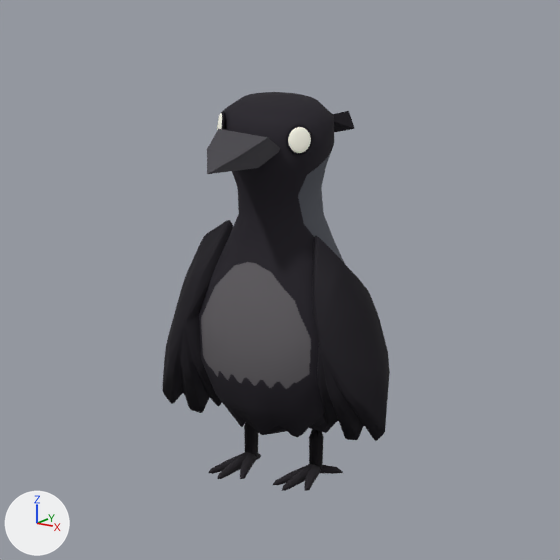
What one commit did to the Blender file art/crow-study/crow-animated.blend.
The view is the same before and after, from the file's camera 'Inspection camera'. Every picture has the same lights, and +X, +Y and +Z are marked at lower left. The older version comes first. Both versions are drawn at frame 13 of the action 'Idle'; the numbers are the values there.

The first picture shows 'Beak | sculpted wedge', 'Body and head | continuous shell', 'Eye R | ivory', 'Eye socket L', 'Eye socket R', 'Nape feather R', 'Wing L | feather coat', 'Wing R | feather coat' and 10 more.
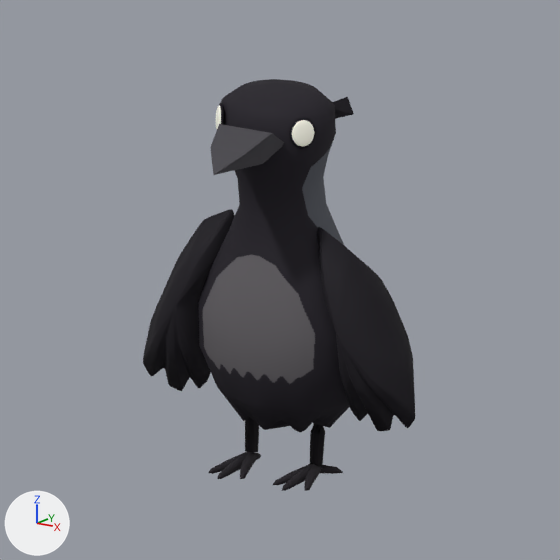
Where the change shows, as pixel boxes [x1, y1, x2, y2] in the pictures (560 x 560 px):
'Body and head | continuous shell', reshaped
    before: [199, 92, 345, 437]
    after: [198, 79, 349, 432]
'Wing R | feather coat', reshaped (25% wider)
    before: [312, 236, 390, 441]
    after: [317, 227, 415, 431]
'Wing L | feather coat', reshaped
    before: [163, 220, 233, 413]
    after: [143, 209, 235, 391]
'Eye R | ivory', reshaped
    before: [288, 127, 311, 153]
    after: [292, 120, 314, 146]
'Nape feather R', reshaped
    before: [333, 111, 355, 132]
    after: [333, 97, 354, 119]
'Eye socket R', reshaped
    before: [285, 124, 313, 155]
    after: [289, 117, 316, 149]
'Eye socket L', reshaped (20% wider, 10% taller)
    before: [221, 111, 225, 130]
    after: [219, 103, 224, 124]

Diff of the bpy script that builds the scene:
```diff
--- a/art/crow-study/crow-animated.blend.py
+++ b/art/crow-study/crow-animated.blend.py
@@ me_body_and_head___continuous_shell @@
-me_body_and_head___continuous_shell.from_pydata(...)  # 624 vertices, 578 faces; spans x -0.53..0.53, y -0.36..0.45, z 0.28..2.23
+me_body_and_head___continuous_shell.from_pydata(...)  # 624 vertices, 578 faces; spans x -0.53..0.57, y -0.38..0.44, z 0.31..2.33
+# me_body_and_head___continuous_shell part 1: 624 of 624 vertices moved; they spanned x -0.53..0.53, y -0.36..0.45, z 0.28..2.23 and now span x -0.53..0.57, y -0.38..0.44, z 0.31..2.33; mean shift (0.04, -0.04, 0.07)
 me_body_and_head___continuous_shell.materials.append(mat_body___uv_palette)
@@ me_wing_l___feather_coat @@
-me_wing_l___feather_coat.from_pydata(...)  # 225 vertices, 182 faces; spans x -0.776..-0.266, y -0.265..0.302, z 0.309..1.485
+me_wing_l___feather_coat.from_pydata(...)  # 225 vertices, 182 faces; spans x -0.933..-0.252, y -0.263..0.307, z 0.405..1.558
+# me_wing_l___feather_coat part 2: the whole mesh is multiplied about its middle by the matrix ((1.011, 0.005, 0.173), (0.004, 0.999, -0.052), (-0.172, 0.053, 1.012)), then moved by (-0.068, 0.003, 0.109)
 me_wing_l___feather_coat.materials.append(mat_wings___charcoal)
@@ me_wing_r___feather_coat @@
-me_wing_r___feather_coat.from_pydata(...)  # 225 vertices, 182 faces; spans x 0.266..0.776, y -0.265..0.302, z 0.309..1.485
+me_wing_r___feather_coat.from_pydata(...)  # 225 vertices, 182 faces; spans x 0.32..0.969, y -0.263..0.307, z 0.38..1.547
+# me_wing_r___feather_coat part 3: the whole mesh is multiplied about its middle by the matrix ((1.017, -0.003, -0.136), (-0.004, 0.999, -0.052), (0.136, 0.053, 1.017)), then moved by (0.121, 0.003, 0.087)
 me_wing_r___feather_coat.materials.append(mat_wings___charcoal)
@@ me_nape_feather_r @@
-me_nape_feather_r.from_pydata(...)  # 5 vertices, 5 faces; spans x 0.189..0.289, y 0.08..0.332, z 2.005..2.144
-me_nape_feather_r.vertices[0].co = (0.231, 0.08, 2.144)
-me_nape_feather_r.vertices[1].co = (0.269, 0.3, 2.137)  # pixel (348, 110)
-me_nape_feather_r.vertices[2].co = (0.289, 0.332, 2.027)  # pixel (354, 128)
-me_nape_feather_r.vertices[3].co = (0.189, 0.242, 2.005)
-me_nape_feather_r.vertices[4].co = (0.22, 0.181, 2.065)
+me_nape_feather_r.from_pydata(...)  # 5 vertices, 5 faces; spans x 0.228..0.325, y 0.009..0.273, z 2.103..2.241
+# me_nape_feather_r part 4
+me_nape_feather_r.vertices[0].co = (0.283, 0.009, 2.232)
+me_nape_feather_r.vertices[1].co = (0.309, 0.232, 2.241)  # pixel (347, 96)
+me_nape_feather_r.vertices[2].co = (0.325, 0.273, 2.131)  # pixel (353, 114)
+me_nape_feather_r.vertices[3].co = (0.228, 0.178, 2.103)
+me_nape_feather_r.vertices[4].co = (0.264, 0.115, 2.159)
 me_nape_feather_r.materials.append(mat_feathers___warm_charcoal)
@@ me_eye_socket_l @@
-me_eye_socket_l.from_pydata(...)  # 266 vertices, 288 faces; spans x -0.318..-0.212, y -0.265..-0.14, z 1.983..2.164
+me_eye_socket_l.from_pydata(...)  # 266 vertices, 288 faces; spans x -0.267..-0.152, y -0.354..-0.235, z 2.054..2.24
+# me_eye_socket_l part 5: the whole mesh is multiplied about its middle by the matrix ((1.017, -0.07, 0.023), (0.071, 1.015, -0.077), (-0.017, 0.079, 1.017)), then moved by (0.055, -0.092, 0.073)
 me_eye_socket_l.materials.append(mat_eye_sockets)
@@ me_eye_socket_r @@
-me_eye_socket_r.from_pydata(...)  # 266 vertices, 288 faces; spans x 0.218..0.321, y -0.259..-0.132, z 1.983..2.164
+me_eye_socket_r.from_pydata(...)  # 266 vertices, 288 faces; spans x 0.288..0.387, y -0.324..-0.191, z 2.045..2.231
+# me_eye_socket_r part 6: the whole mesh is multiplied about its middle by the matrix ((1.024, -0.059, 0.022), (0.057, 0.995, -0.075), (-0.018, 0.078, 1.025)), then moved by (0.068, -0.062, 0.064)
 me_eye_socket_r.materials.append(mat_eye_sockets)
@@ me_eye_r___ivory @@
-me_eye_r___ivory.from_pydata(...)  # 266 vertices, 288 faces; spans x 0.234..0.32, y -0.254..-0.148, z 1.999..2.15
+me_eye_r___ivory.from_pydata(...)  # 266 vertices, 288 faces; spans x 0.304..0.387, y -0.318..-0.208, z 2.061..2.216
+# me_eye_r___ivory part 7: the whole mesh is multiplied about its middle by the matrix ((1.019, -0.047, 0.021), (0.049, 1.016, -0.077), (-0.018, 0.078, 1.017)), then moved by (0.068, -0.061, 0.064)
 me_eye_r___ivory.materials.append(mat_eyes___ivory)
```
